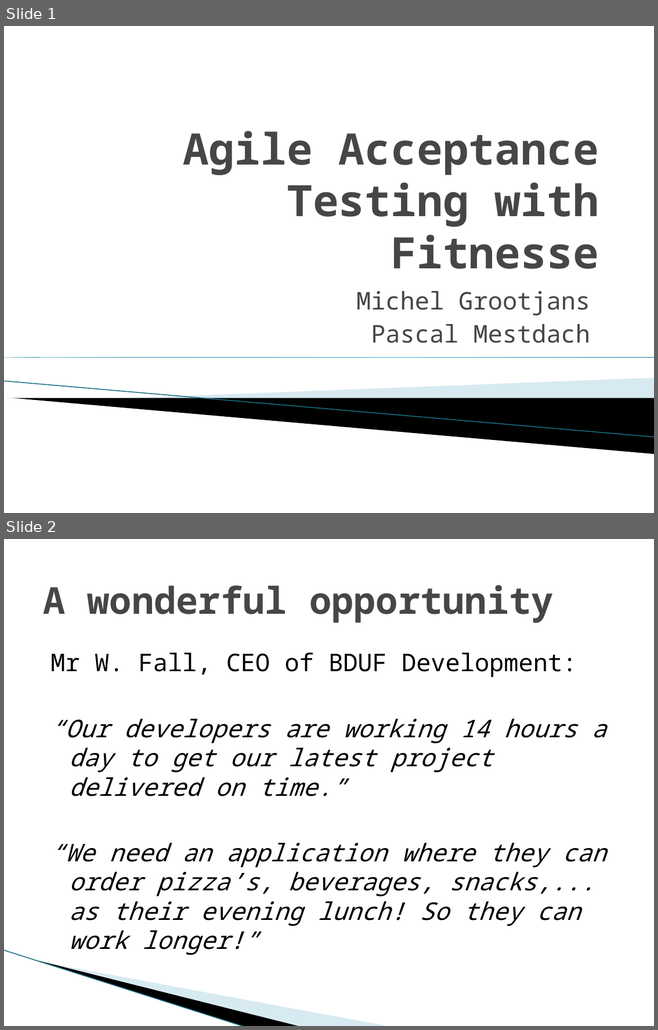
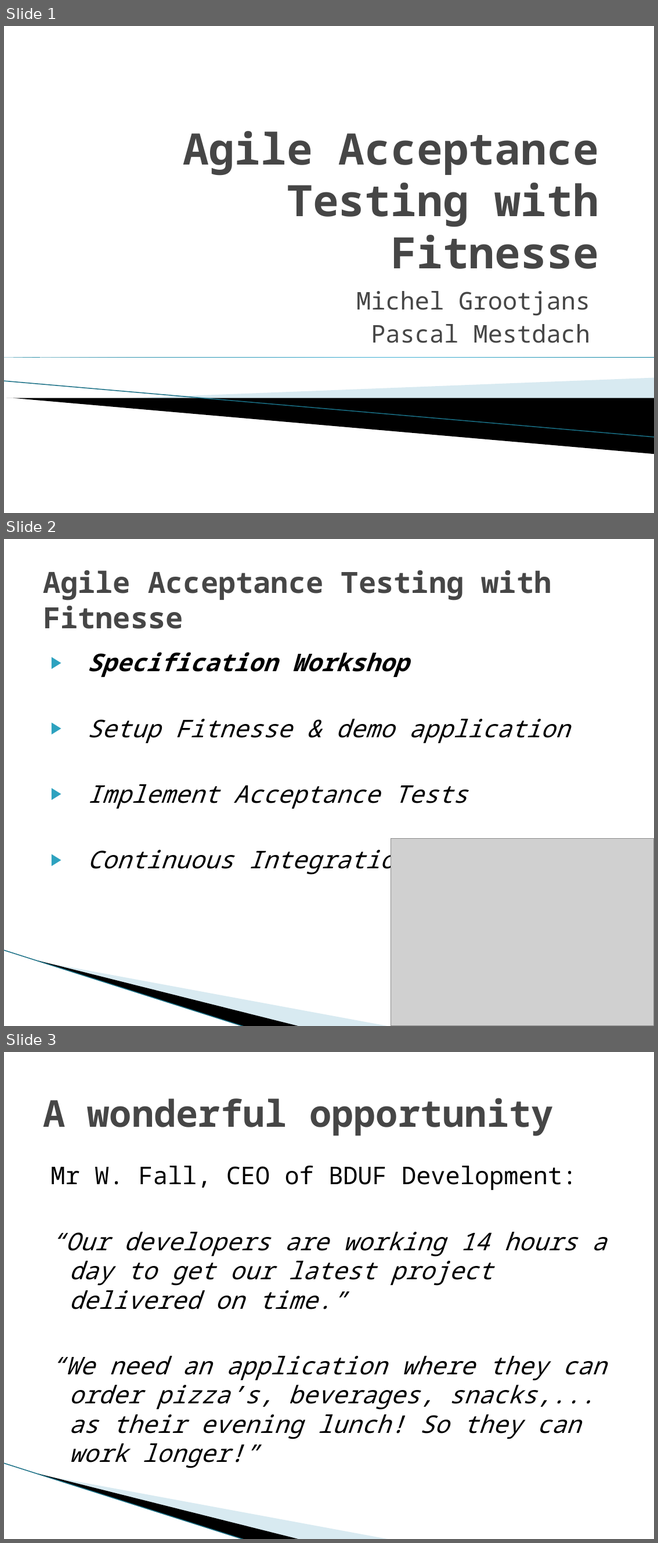
Before and after one commit to michelgrootjans/agileacceptancetesting, a slide deck: Slides/20090514_iLearn_AgileAcceptanceTesting.pptx. Shown one above the other, each under a label of ours: slides 1 and 2 before the commit, slides 1, 2 and 3 after it. The pictures are 658x1030 and 658x1543 pixels, drawn with LibreOffice and Linux fonts; fonts in the diff are those of the drawing; grey boxes stand for pictures; background and template pictures are left out. Boxes give left, top, right and bottom in pixels: in the first picture for what was removed or moved away, otherwise in the second. Text is boxed around its words. In the diff, an @@ line names an element or a change of style, - is before the commit and + after.

```diff
--- a/Slides/20090514_iLearn_AgileAcceptanceTesting.pptx
+++ b/Slides/20090514_iLearn_AgileAcceptanceTesting.pptx
@@ slide 2 added at box(4, 539, 654, 1026), background #FFFFFF; not listed: 3 template elements that a slide beside it also shows @@
@@ title added at box(43, 570, 552, 629), 32.4 pt, text #464646, bold @@
+Agile Acceptance Testing with Fitnesse
@@ text added at box(87, 652, 570, 875), 27 pt, text #000000, italic @@
+▶ Specification Workshop
+▶ Setup Fitnesse & demo application
+▶ Implement Acceptance Tests
+▶ Continuous Integration
@@ picture added at box(390, 838, 654, 1026) @@
@@ what was slide 2 is now slide 3 @@
```
Also in this commit, not shown: 3 slides changed, 7 other slides added, 1 slide removed.
